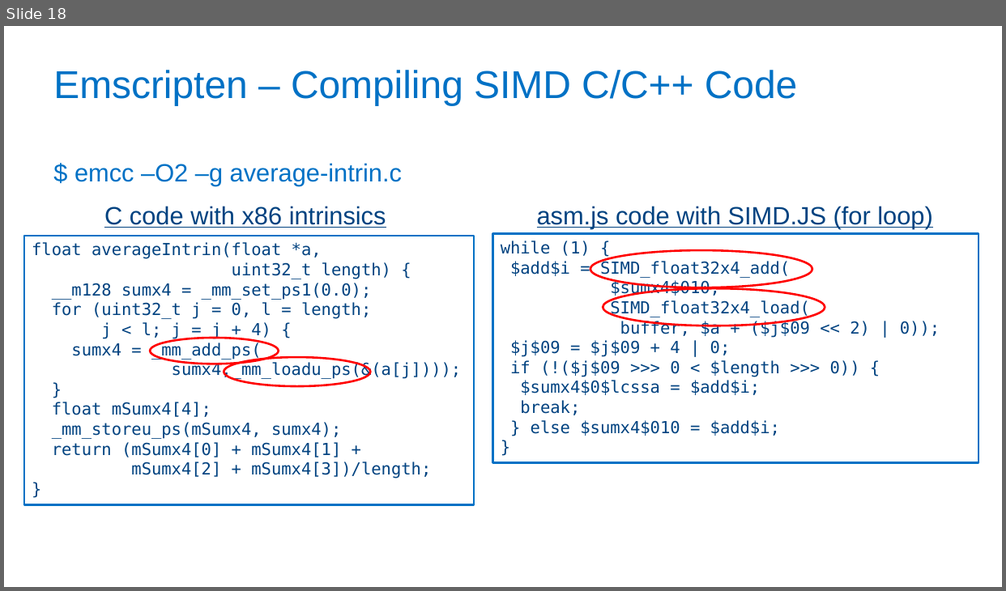
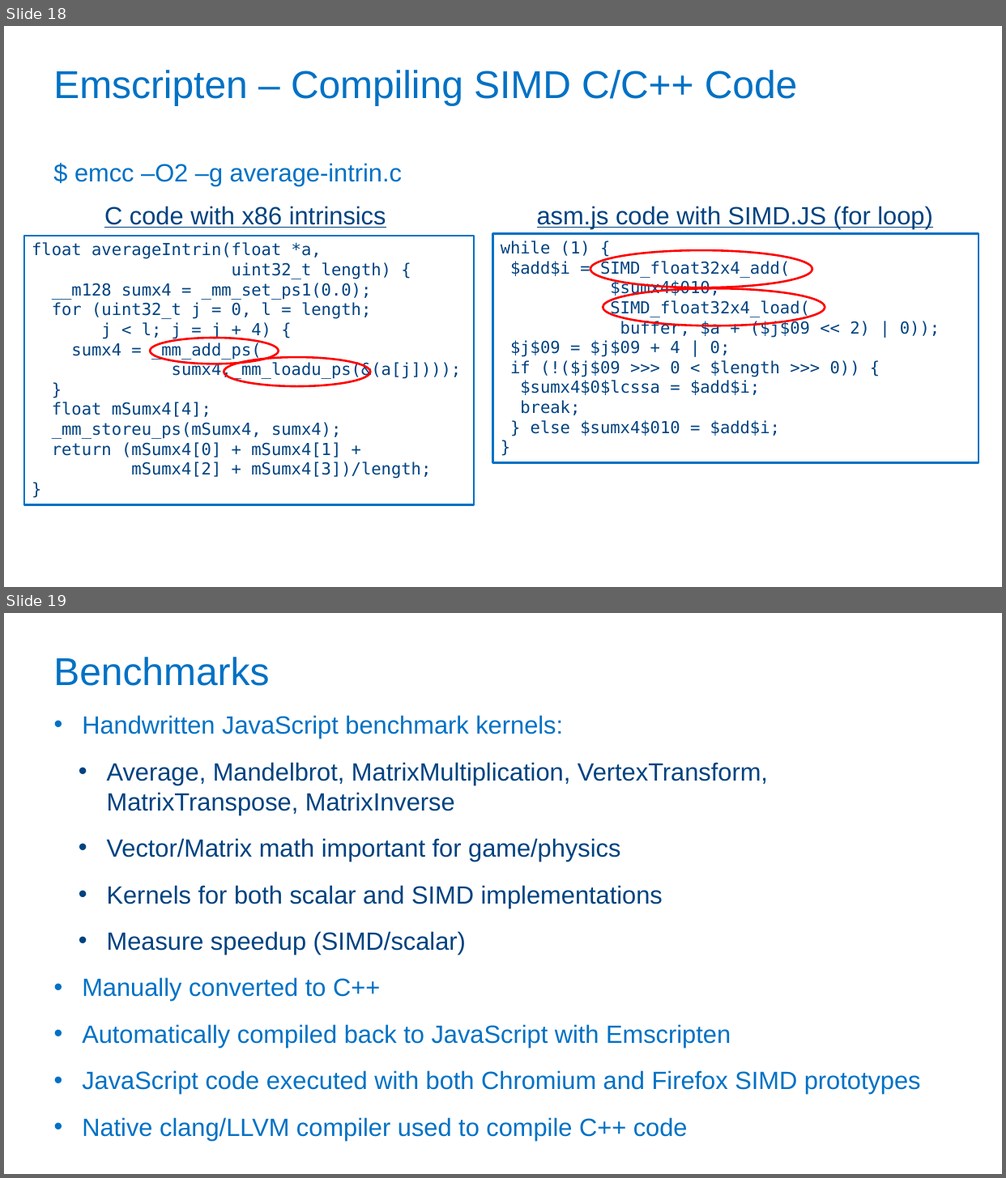
Before and after one commit to PeterJensen/wpmvp2015, a slide deck: simdjs-presentation.pptx. Shown one above the other, each under a label of ours: slide 18 before the commit, slides 18 and 19 after it. The pictures are 1006x591 and 1006x1178 pixels, drawn with LibreOffice and Linux fonts; fonts in the diff are those of the drawing; background and template pictures are left out. Boxes give left, top, right and bottom in pixels: in the first picture for what was removed or moved away, otherwise in the second. Text is boxed around its words. In the diff, an @@ line names an element or a change of style, - is before the commit and + after.

```diff
--- a/simdjs-presentation.pptx
+++ b/simdjs-presentation.pptx
@@ slide 19 added at (x1=4, y1=613, x2=1002, y2=1174), background #FFFFFF @@
@@ title added at (x1=53, y1=657, x2=269, y2=686), 37.3 pt, text #0071C5 @@
+Benchmarks
@@ text added at (x1=82, y1=715, x2=921, y2=1141), 24 pt, text #0071C5 @@
+• Handwritten JavaScript benchmark kernels:
+  • Average, Mandelbrot, MatrixMultiplication, VertexTransform, MatrixTranspose, MatrixInverse
+  • Vector/Matrix math important for game/physics
+  • Kernels for both scalar and SIMD implementations
+  • Measure speedup (SIMD/scalar)
+• Manually converted to C++
+• Automatically compiled back to JavaScript with Emscripten
+• JavaScript code executed with both Chromium and Firefox SIMD prototypes
+• Native clang/LLVM compiler used to compile C++ code
```
Also in this commit, not shown: 5 slides changed, 7 other slides added, 1 other file.
